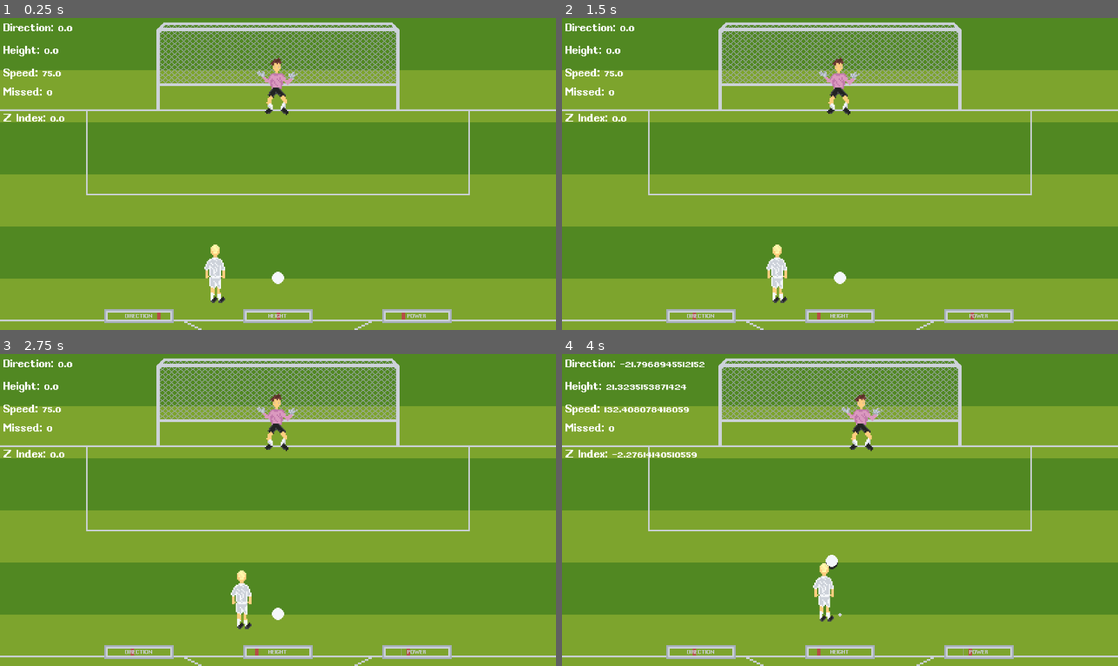
Above: before the commit, frames 1-4 (two rows, left to right).
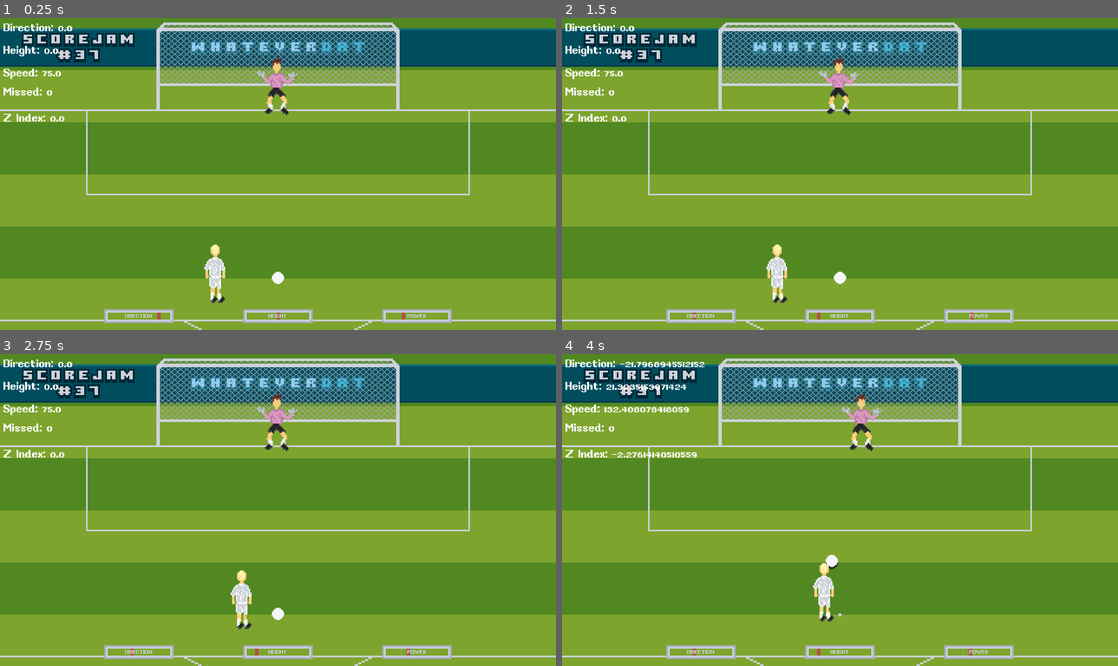
Above: after the commit, the same moments.

Repository: whateverdat/panenka
Game: Godot game, scene res://scenes/shootout.tscn
Same seed, same stepped clock (60 frames per second), same inputs: the game is played once before the commit and once after it.
Inputs (mouse positions are in pixels of both pictures, inside the frame that each line leads up to):
- Up to frame 1 (0.25 s): no input
- Up to frame 2 (1.5 s): tap Enter at 0.5 s; move the mouse to (962, 158) at 0.52 s; click (962, 158) at 0.67 s; tap Space at 1.25 s; move the mouse to (728, 189) at 1.27 s; click (728, 189) at 1.42 s
- Up to frame 3 (2.75 s): tap Enter at 2 s; move the mouse to (333, 441) at 2.02 s; click (333, 441) at 2.17 s
- Up to frame 4 (4 s): move the mouse to (812, 572) at 2.77 s; click (812, 572) at 2.92 s; move the mouse to (1006, 556) at 3.52 s; click (1006, 556) at 3.67 s

The runs differ from the first frame. In frame 1, 11% of the frame differs, in the area x 0-100%, y 3-16%; in frame 2, 11%; in frame 3, 11%; in frame 4, 11%.

Commit message:
minor bug fixes

Diff:
--- a/scripts/shooting.gd
+++ b/scripts/shooting.gd
@@ -110,6 +110,8 @@
 	if (announced): return
 	match (missed):
 		1:
+			Goalie.z_index = 100
+			Ball.z_index = 50
 			if (initial_speed == MIN_SPEED):
 				Announce.announce("Panenka!")
 			elif (hit_post):
@@ -195,6 +197,7 @@
 			if (collision.size() > 1):
 				initial_direction *= -1
 				direction *= -1
+				hit_post = true
 
 	## Sprite offset for depth
 	Ball_Sprite.position.y -= z_axis * delta
Binary file changed: content/textures/pitch.png
